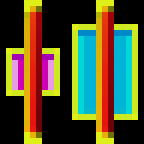
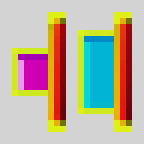
Two versions of the same layered image (144 × 144). Layer-by-layer changes:
removed layer "Vrstva 8" over [0, 0, 144, 144]
painted on "Vrstva 9 kopie" over [0, 0, 144, 144]
removed layer "Vrstva 9" over [0, 0, 144, 144]
added layer "Vrstva 11" above "Skupina 2" over [0, 0, 144, 144]
hid group "Skupina 1" (4 layers) over [0, 12, 144, 132]
